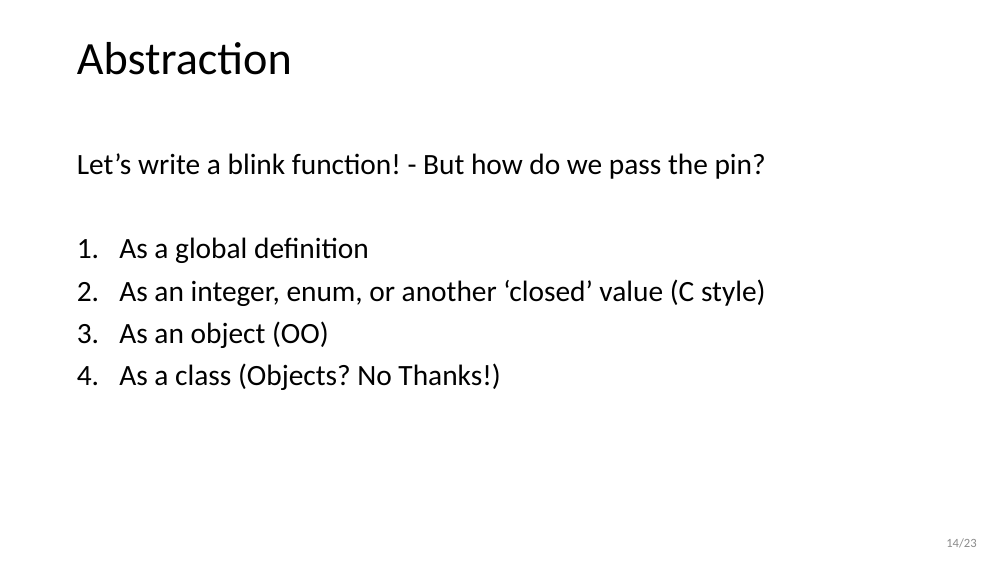
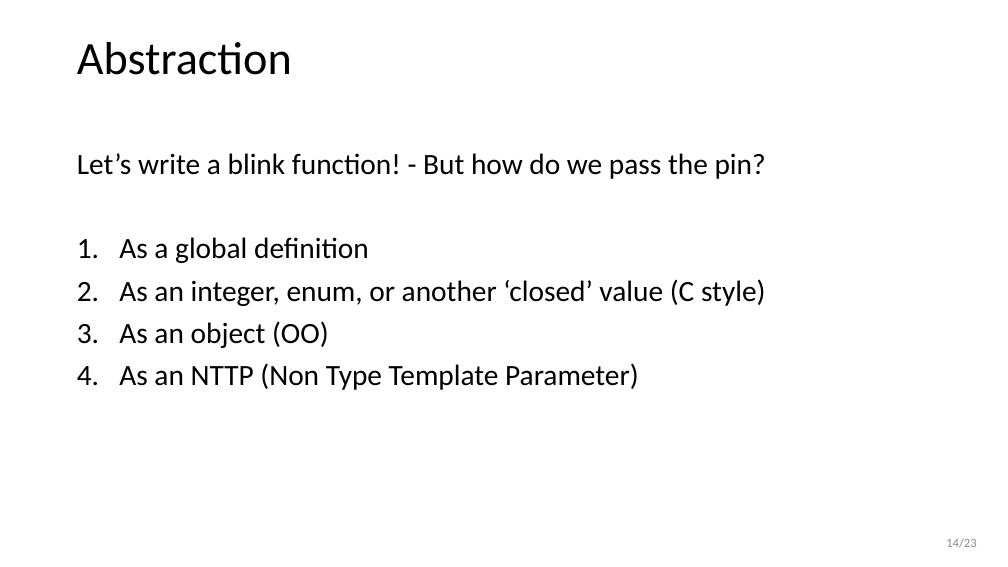
Before and after one commit to wovo/talk-gpio-abstractions, a slide deck: slide 14 of powerpoint/gpio-abstractions.pptx. Drawn at 1008x567 pixels with LibreOffice and Linux fonts; fonts in the diff are those of the drawing. Boxes give left, top, right and bottom in pixels: in the first picture for what was removed or moved away, otherwise in the second. Text is boxed around its words. In the diff, an @@ line names an element or a change of style, - is before the commit and + after.

```diff
--- a/powerpoint/gpio-abstractions.pptx
+++ b/powerpoint/gpio-abstractions.pptx
@@ text at (119,363,639,390): text changed @@
-4. As a class (Objects? No Thanks!)
+4. As an NTTP (Non Type Template Parameter)
```
Also in this commit, not shown: 9 other slides changed, 4 other files.
